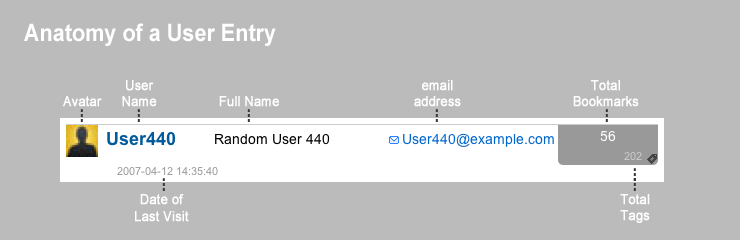
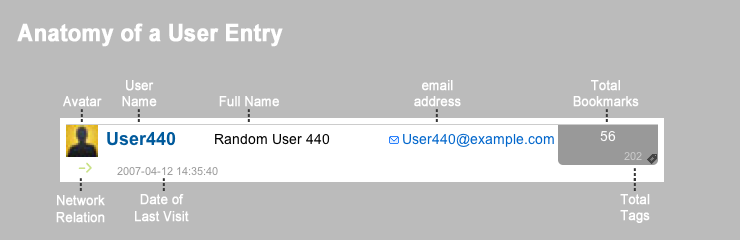
Layers edited between the first and the second 740px x 240px image:
added layer "Layer 2" above "Anatomy of a User Entry" over [78, 162, 92, 173]
painted on "Anatomy of a User Entry" over [17, 23, 283, 47]
added layer "Network Relation" above "line" over [56, 195, 105, 223]
added layer "line" (6th of 8) above "Date of Last Visit" over [79, 178, 82, 191]
